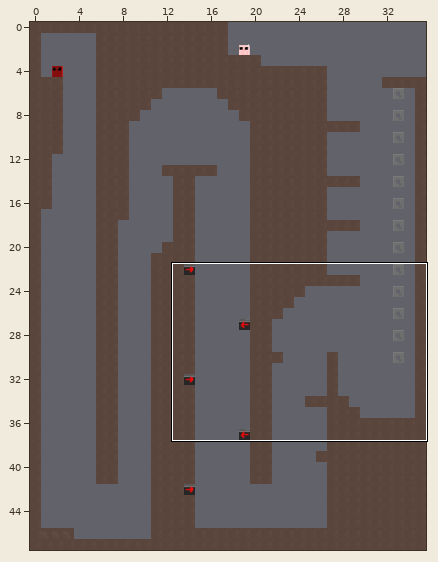
Tiled map, stored at SupermeatBoy/resources/forest7.tmx. Above: a wide view before the commit, with the close-up outlined.
Close-up. The starting point:
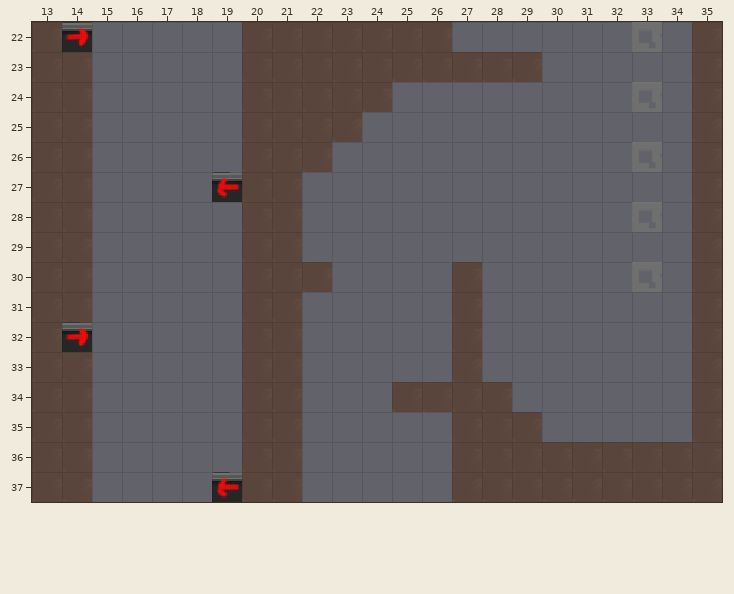
Cells are 20x20 px. Shown: x 13..35, y 22..37. The commit also changed other parts of the map, which this record leaves out. Not drawn, because the pictures are missing: unchanged layer "background".
Now the later version:
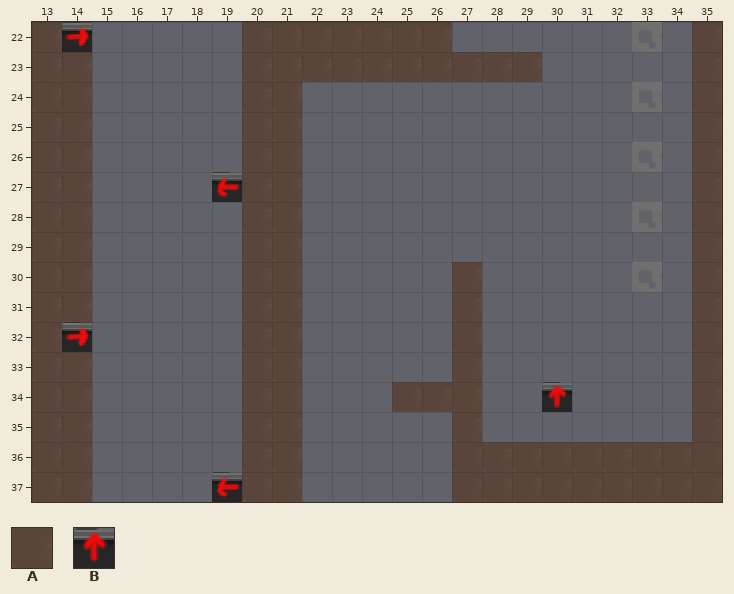
Key: from "foresttiles01": A 127; from "myimages": B 14.
_ is an empty cell.
Difference:
{"where": "layer \"stationary\""}
{"y":24,"x":22,"old":"AAA","new":"___"}
{"y":25,"x":22,"old":"AA","new":"__"}
{"y":26,"x":22,"old":"A","new":"_"}
{"y":30,"x":22,"old":"A","new":"_"}
{"y":34,"x":28,"old":"A","new":"_"}
{"y":35,"x":28,"old":"AA","new":"__"}
{"where": "layer \"moving\""}
{"y":34,"x":30,"old":"_","new":"B"}
{"label":"removed","picture_box":[302,82,392,172]}
{"label":"removed","picture_box":[302,262,332,292]}
{"label":"changed","picture_box":[482,382,572,442]}
